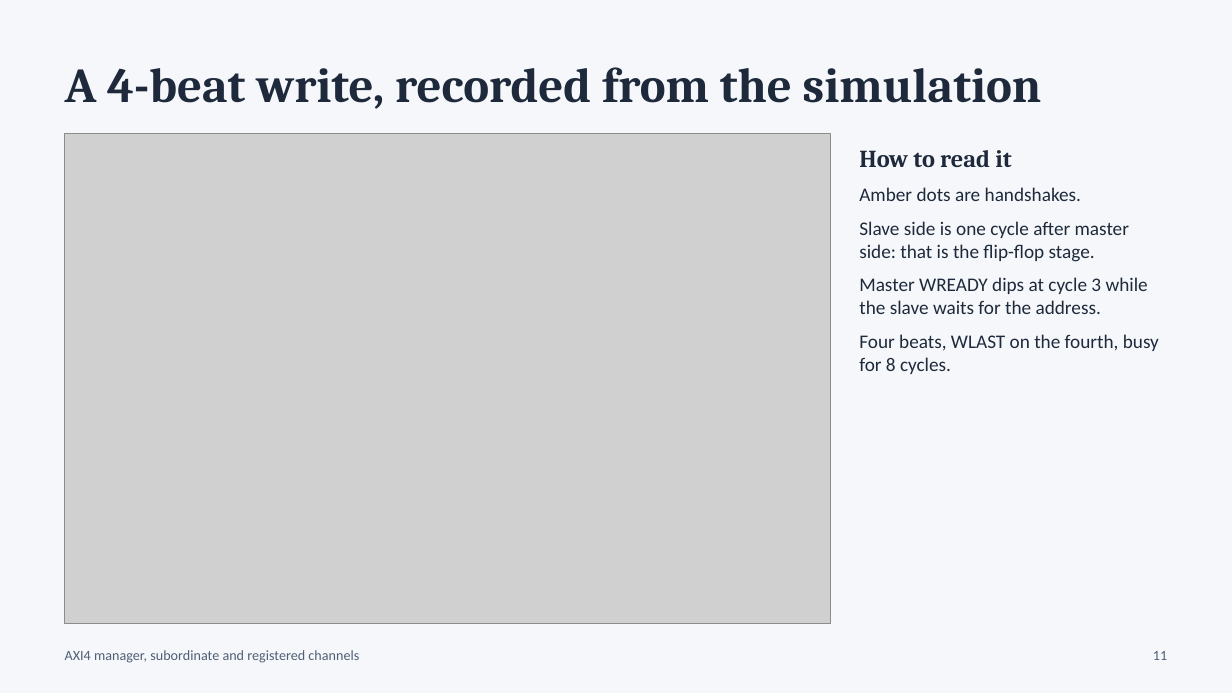
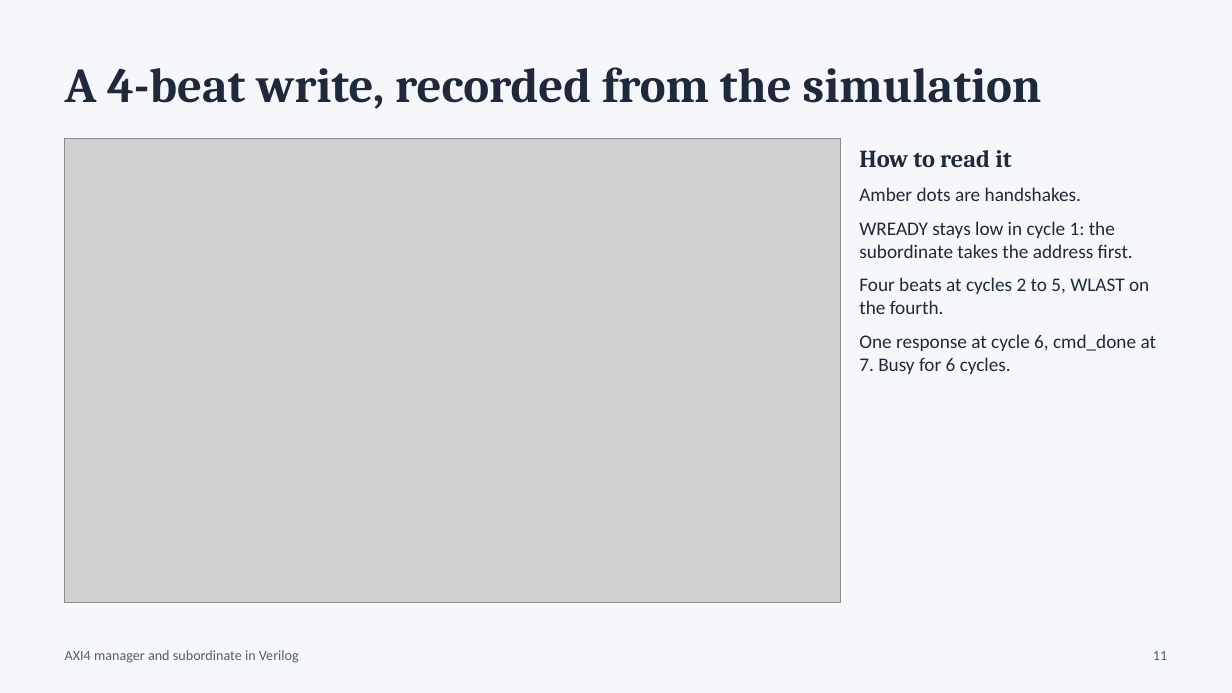
Before and after one commit to Moksha2709/Axi4_FPGA_Implementation, a slide deck: slide 11 of docs/AXI4_Viva_Presentation.pptx. Drawn at 1232x693 pixels with LibreOffice and Linux fonts; fonts in the diff are those of the drawing; grey boxes stand for pictures. Boxes give left, top, right and bottom in pixels: in the first picture for what was removed or moved away, otherwise in the second. Text is boxed around its words. In the diff, an @@ line names an element or a change of style, - is before the commit and + after.

Commit message:
Bare AXI4: remove register stages, error checks and extra host signals; regenerate diagram, waveforms and presentation

```diff
--- a/docs/AXI4_Viva_Presentation.pptx
+++ b/docs/AXI4_Viva_Presentation.pptx
@@ picture: place and size @@
-picture at [65,134,830,624]
+picture at [65,139,841,603]
@@ text at [859,221,1156,374]: text changed @@
-Slave side is one cycle after master side: that is the flip-flop stage.
-Master WREADY dips at cycle 3 while the slave waits for the address.
-Four beats, WLAST on the fourth, busy for 8 cycles.
+WREADY stays low in cycle 1: the subordinate takes the address first.
+Four beats at cycles 2 to 5, WLAST on the fourth.
+One response at cycle 6, cmd_done at 7. Busy for 6 cycles.
@@ text at [65,650,299,663]: text changed @@
-AXI4 manager, subordinate and registered channels
+AXI4 manager and subordinate in Verilog
```
Also in this commit, not shown: 14 other slides changed, 2 slides added, 2 slides removed, 26 other files.
